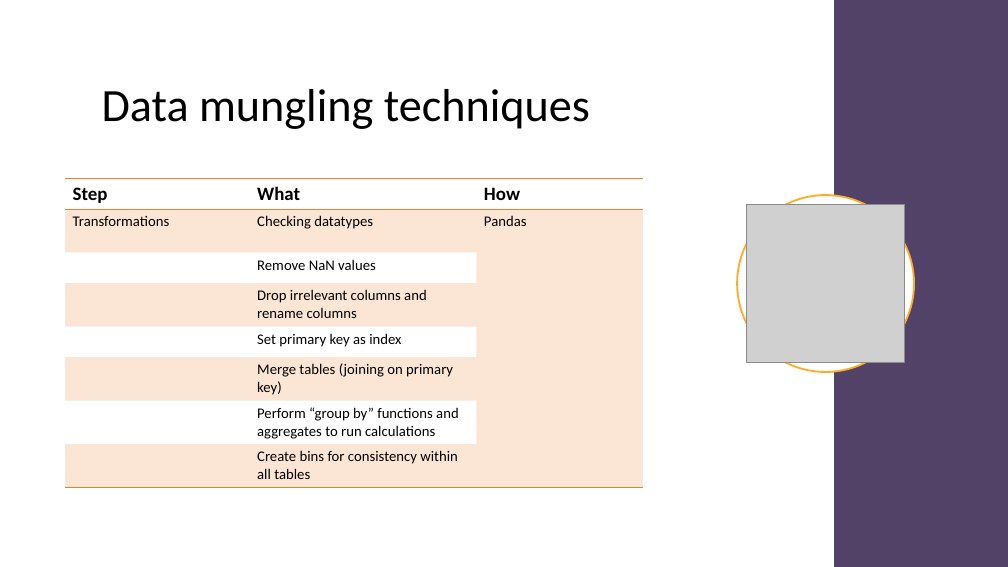
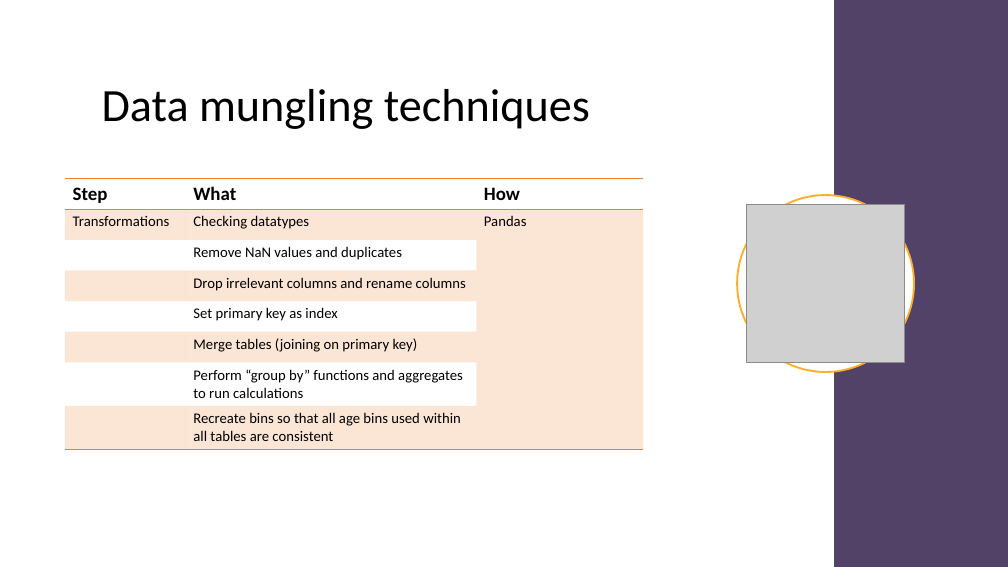
Before and after one commit to dan1ellec/Project-2, a slide deck: slide 6 of Australian Marriage Law Postal Survey 2017.pptx. Drawn at 1008x567 pixels with LibreOffice and Linux fonts; fonts in the diff are those of the drawing; grey boxes stand for pictures. Boxes give left, top, right and bottom in pixels: in the first picture for what was removed or moved away, otherwise in the second. Text is boxed around its words. In the diff, an @@ line names an element or a change of style, - is before the commit and + after.

```diff
--- a/Australian Marriage Law Postal Survey 2017.pptx
+++ b/Australian Marriage Law Postal Survey 2017.pptx
@@ table at (x1=65, y1=178, x2=644, y2=448) @@
-row 3, column 2: Remove NaN values
+row 3, column 2: Remove NaN values and duplicates
-row 8, column 2: Create bins for consistency within all tables
+row 8, column 2: Recreate bins so that all age bins used within all tables are consistent
```
Also in this commit, not shown: 6 other slides changed, 2 slides added.
